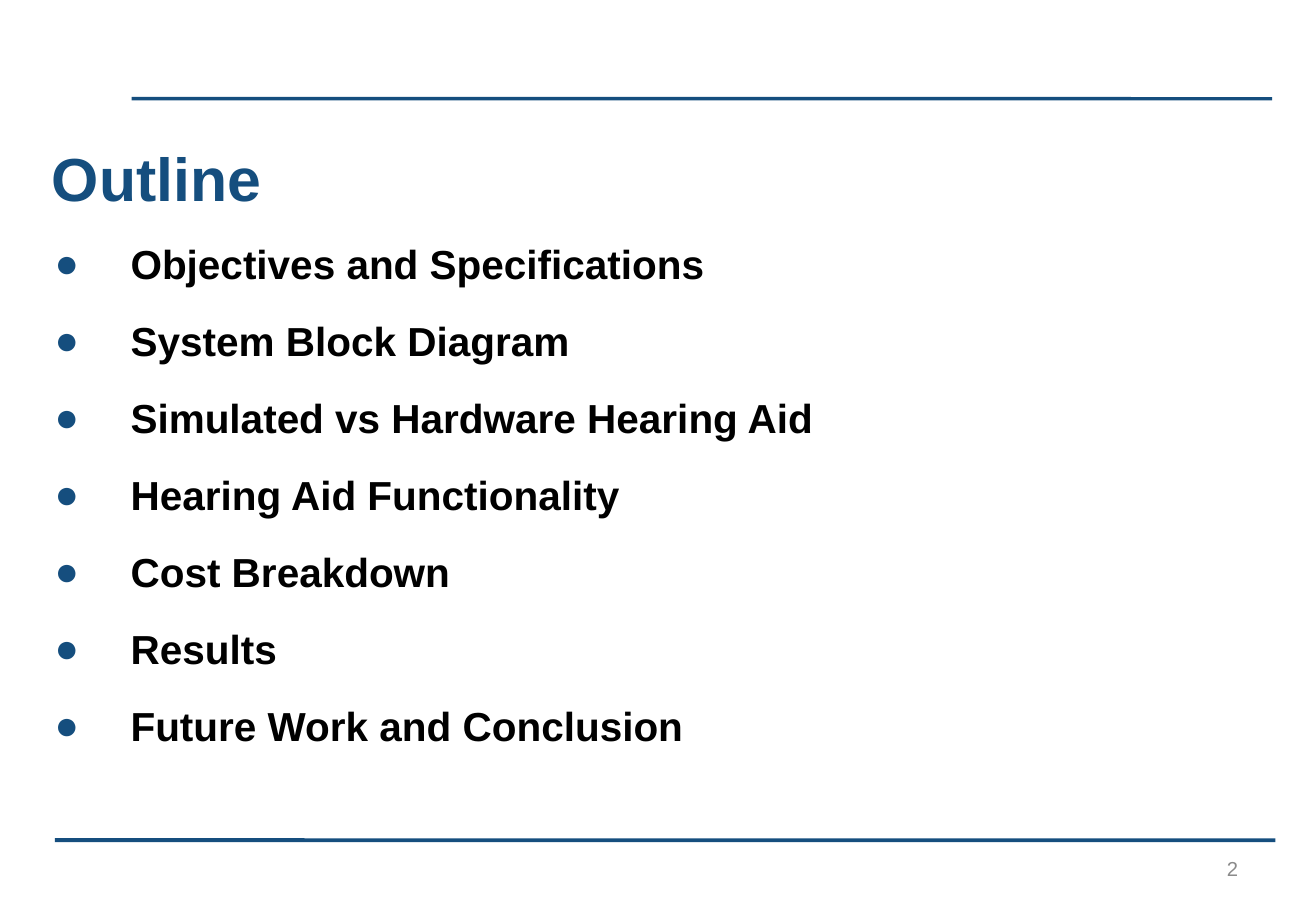
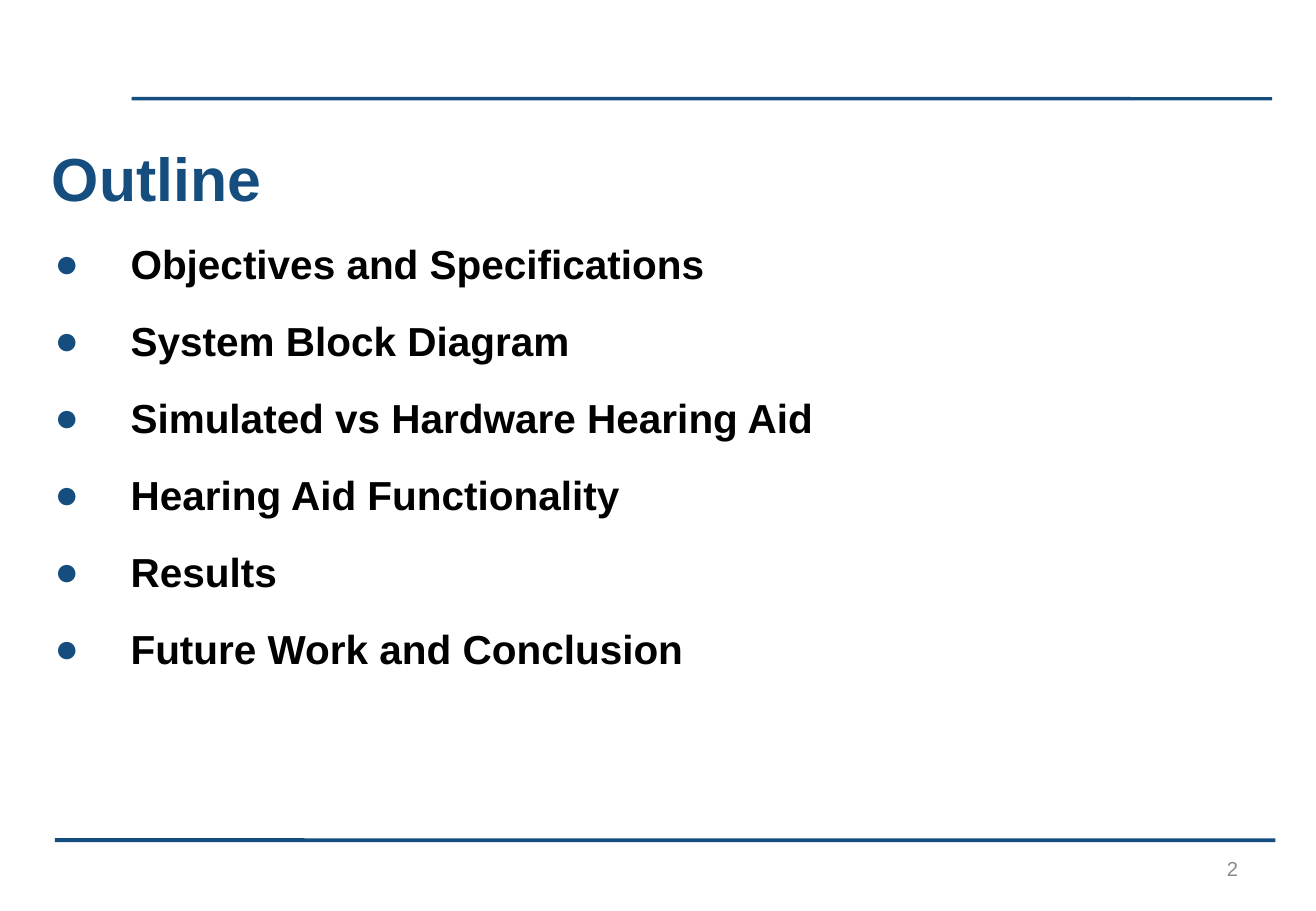
Before and after one commit to kayjayB/I_cant_hear_you, a slide deck: slide 2 of Presentation/Lab Project Presentation.pptx. Drawn at 1316x911 pixels with LibreOffice and Linux fonts; fonts in the diff are those of the drawing; background and template pictures are left out. Boxes give left, top, right and bottom in pixels: in the first picture for what was removed or moved away, otherwise in the second. Text is boxed around its words. In the diff, an @@ line names an element or a change of style, - is before the commit and + after.

```diff
--- a/Presentation/Lab Project Presentation.pptx
+++ b/Presentation/Lab Project Presentation.pptx
@@ text at [131, 557, 450, 588]: paragraph removed @@
-● Cost Breakdown
```
Also in this commit, not shown: 1 other slide changed, 1 other file.
